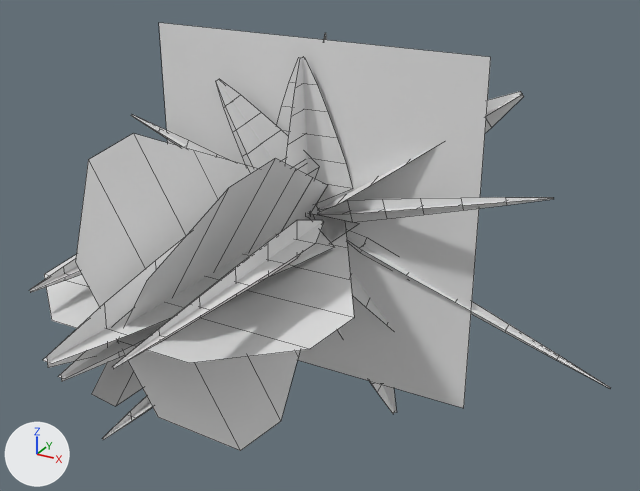
Renders of the FBX model tools/blender/sal/fx_sal.fbx from each side of a commit.
Before and after are seen from a 50 mm camera at (1.169, -2.068, 0.942) aimed at (0.128, -0.174, -0.005). The lights are fixed; the arrows at lower left show +X, +Y and +Z. The older version comes first. Mesh edges are drawn as thin lines. Where no turn or scale is listed for an object, it has been applied to the vertices. Vertices at exactly the same position are counted once.

Names of what the first picture shows: 'sal_hit_rays', 'sal_hit_thin', 'sal_quad', 'sal_thrust_core', 'sal_thrust_sheet', 'sal_thrust_side' and 1 more.
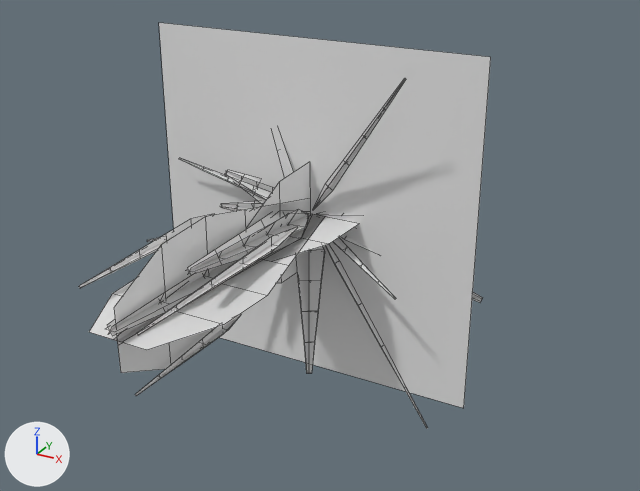
Pixel boxes [x1, y1, x2, y2] of what changed, in the pictures (640 x 491 px; the box of a moved part takes in the faces that stretch with it):
'sal_thrust_sheet', reshaped
    before: [44, 133, 354, 451]
    after: [89, 199, 323, 373]
'sal_hit_rays', reshaped
    before: [43, 57, 524, 414]
    after: [106, 142, 482, 373]
'sal_thrust_side', reshaped
    before: [29, 220, 324, 440]
    after: [79, 214, 297, 396]
'sal_hit_thin', reshaped
    before: [131, 33, 610, 389]
    after: [147, 78, 427, 428]
'sal_thrust_core', reshaped
    before: [58, 215, 314, 381]
    after: [113, 211, 311, 345]
part 1 of me_sal_thrust_sheet, moved or reshaped
    before: [44, 214, 354, 363]
    after: [89, 215, 323, 350]
part 2 of me_sal_thrust_sheet, moved or reshaped
    before: [92, 158, 327, 407]
    after: [114, 199, 310, 373]
part 3 of me_sal_thrust_sheet, deleted
    before: [76, 133, 300, 451]
part 4 of me_sal_thrust_core, rebuilt (23% narrower, 24% shorter)
    before: [58, 215, 314, 379]
    after: [113, 217, 311, 341]
part 5 of me_sal_thrust_core, rebuilt
    before: [61, 309, 133, 381]
    after: [117, 211, 309, 345]
part 6 of me_sal_hit_rays, rebuilt
    before: [43, 217, 334, 364]
    after: [106, 228, 305, 332]
part 7 of me_sal_hit_rays, moved or reshaped
    before: [47, 57, 524, 414]
    after: [107, 142, 482, 373]
part 8 of me_sal_thrust_side, rebuilt
    before: [103, 396, 153, 440]
    after: [136, 314, 241, 396]
part 9 of me_sal_thrust_side, deleted
    before: [113, 220, 323, 369]
part 10 of me_sal_thrust_side, deleted
    before: [30, 259, 82, 293]
part 11 of me_sal_thrust_side, deleted (mostly hidden)
    before: [102, 398, 152, 439]
part 12 of me_sal_thrust_side, moved or reshaped (mostly hidden before)
    before: [29, 267, 80, 291]
    after: [79, 214, 215, 289]
part 13 of me_sal_thrust_side, moved or reshaped
    before: [112, 222, 324, 368]
    after: [137, 227, 297, 336]
part 14 of me_sal_thrust_side, added
    after: [135, 315, 241, 395]
part 15 of me_sal_hit_thin, rebuilt
    before: [131, 115, 230, 161]
    after: [179, 158, 271, 195]
part 16 of me_sal_hit_thin, rebuilt
    before: [133, 116, 196, 151]
    after: [180, 159, 255, 193]
part 17 of me_sal_hit_thin, moved or reshaped
    before: [317, 33, 610, 389]
    after: [313, 78, 427, 428]
'sal_shard', unchanged, uncovered by the edit
    before: [298, 163, 358, 242]
    after: [247, 162, 358, 283]

What changed in the scene script:
```text
Change me_sal_thrust_side:
    remove me_sal_thrust_side.from_pydata(...)  # 84 vertices, 36 faces; spans x -0.283..0.255, y -1.08..-0.22, z -0.22..0.172
    add me_sal_thrust_side.from_pydata(...)  # 75 vertices, 30 faces; spans x -0.187..0.165, y -1.06..-0.24, z -0.153..0.123
    me_sal_thrust_side part 8: the loose piece of 14 vertices spanning x 0.021, y -0.93..-0.38, z -0.22..-0.133 is rebuilt with 12 vertices and now spans x 0.021, y -0.817..-0.4, z -0.153..-0.117
    me_sal_thrust_side part 9: the loose piece of 14 vertices spanning x 0.205..0.217, y -1.08..-0.3, z 0.076..0.172 is deleted
    me_sal_thrust_side part 10: the loose piece of 14 vertices spanning x -0.235..-0.224, y -0.84..-0.22, z 0.004..0.119 is deleted
    me_sal_thrust_side part 11: the loose piece of 14 vertices spanning x -0.023..0.065, y -0.93..-0.38, z -0.183..-0.175 is deleted
    me_sal_thrust_side part 12: 14 vertices removed from x -0.283..-0.169, y -0.84..-0.22, z 0.061..0.064; 25 vertices added at x -0.187..-0.142, y -0.86..-0.24, z 0.029..0.073
    me_sal_thrust_side part 13: 14 vertices removed from x 0.159..0.255, y -1.08..-0.3, z 0.123..0.13; 25 vertices added at x 0.125..0.165, y -1.06..-0.32, z 0.084..0.123
    me_sal_thrust_side part 14: 13 vertices added at x 0.003..0.038, y -0.9..-0.4, z -0.139..-0.134
Change me_sal_hit_rays:
    remove me_sal_hit_rays.from_pydata(...)  # 224 vertices, 96 faces; spans x -0.446..0.562, y -1.029..0.196, z -0.724..0.453
    add me_sal_hit_rays.from_pydata(...)  # 333 vertices, 135 faces; spans x -0.344..0.593, y -1.019..0.565, z -0.462..0.506
    me_sal_hit_rays part 6: the loose piece of 14 vertices spanning x -0.183..0.183, y -1.029..-0.03, z 0.001..0.051 is rebuilt with 12 vertices and now spans x -0.076..0.076, y -0.853..-0.02, z 0.001..0.034
    me_sal_hit_rays part 7: 210 vertices removed from x -0.446..0.562, y -1.029..0.196, z -0.724..0.453; 321 vertices added at x -0.344..0.593, y -1.019..0.565, z -0.462..0.506
Change me_sal_thrust_core:
    remove me_sal_thrust_core.from_pydata(...)  # 28 vertices, 12 faces; spans x -0.132..0.132, y -1.0..0.0, z -0.132..0.132
    add me_sal_thrust_core.from_pydata(...)  # 25 vertices, 10 faces; spans x -0.066..0.066, y -1.0..0.0, z -0.066..0.066
    me_sal_thrust_core part 4: the loose piece of 14 vertices spanning x -0.132..0.132, y -1.0..0.0, z 0.0 is rebuilt with 12 vertices and now spans x -0.066..0.066, y -0.833..0.0, z 0.0
    me_sal_thrust_core part 5: the loose piece of 14 vertices spanning x 0.0, y -1.0..0.0, z -0.132..0.132 is rebuilt with 12 vertices and now spans x 0.0, y -0.833..0.0, z -0.066..0.066
    other edits to the shape of me_sal_thrust_core do not show in these pictures
Change me_sal_thrust_sheet:
    remove me_sal_thrust_sheet.from_pydata(...)  # 37 vertices, 15 faces; spans x -0.394..0.394, y -1.0..0.0, z -0.341..0.341
    add me_sal_thrust_sheet.from_pydata(...)  # 25 vertices, 10 faces; spans x -0.166..0.166, y -1.0..0.0, z -0.166..0.166
    me_sal_thrust_sheet part 1: the loose piece of 12 vertices spanning x -0.394..0.394, y -0.833..0.0, z 0.0 is scaled about its middle by (0.422, 1, 1)
    me_sal_thrust_sheet part 2: the loose piece of 12 vertices spanning x -0.197..0.197, y -0.833..0.0, z -0.341..0.341 is scaled about its middle by (0, 1, 0.488)
    me_sal_thrust_sheet part 3: the loose piece of 12 vertices spanning x -0.197..0.197, y -0.833..0.0, z -0.341..0.341 is deleted
Change me_sal_hit_thin:
    remove me_sal_hit_thin.from_pydata(...)  # 168 vertices, 72 faces; spans x -0.77..0.88, y -0.18..0.12, z -0.7..0.49
    add me_sal_hit_thin.from_pydata(...)  # 200 vertices, 80 faces; spans x -0.73..0.51, y -0.15..0.07, z -0.72..0.54
    me_sal_hit_thin part 15: the loose piece of 14 vertices spanning x -0.58..-0.03, y -0.06..0.0, z 0.01..0.23 is rebuilt with 12 vertices and now spans x -0.43..-0.02, y -0.04..0.0, z 0.0..0.11
    me_sal_hit_thin part 16: the loose piece of 14 vertices spanning x -0.58..-0.03, y -0.06..0.02, z 0.01..0.23 is rebuilt with 12 vertices and now spans x -0.43..-0.02, y -0.05..0.01, z 0.01..0.11
    me_sal_hit_thin part 17: 112 vertices removed from x -0.11..0.88, y -0.18..0.12, z -0.7..0.49; 150 vertices added at x -0.35..0.51, y -0.15..0.07, z -0.72..0.54
    other edits to the shape of me_sal_hit_thin do not show in these pictures
```
